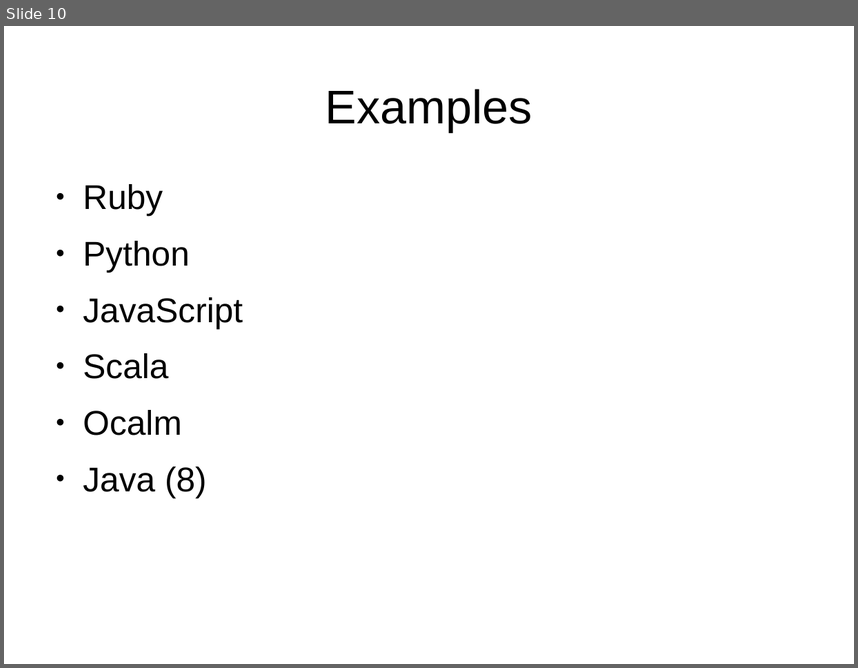
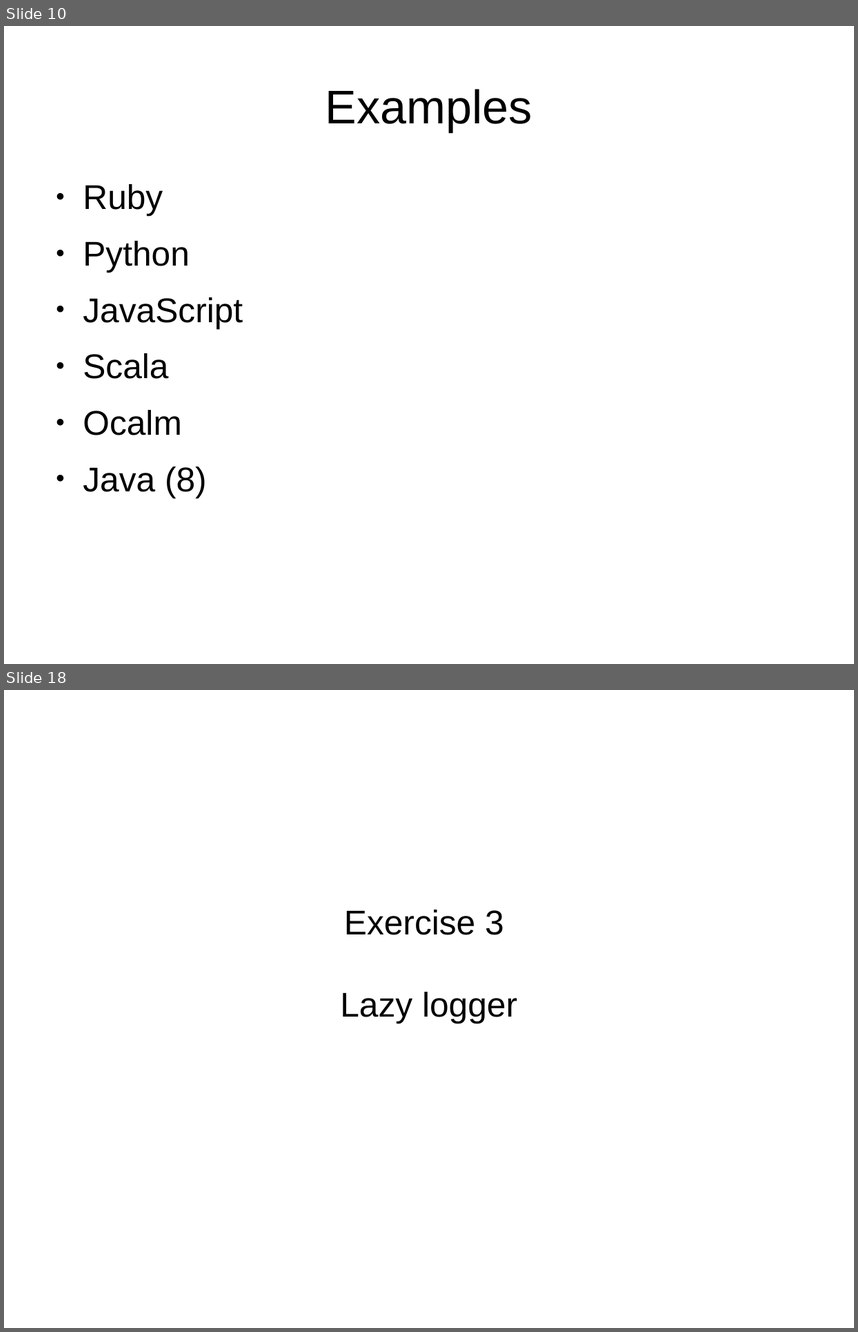
Before and after one commit to Koziolek/warsjawa_2014, a slide deck: beginning_fp/ch1.odp. Shown one above the other, each under a label of ours: slide 10 before the commit, slides 10 and 18 after it; the slides between them are not shown. The pictures are 858x668 and 858x1332 pixels, drawn with LibreOffice and Linux fonts; fonts in the diff are those of the drawing. Boxes give left, top, right and bottom in pixels: in the first picture for what was removed or moved away, otherwise in the second. Text is boxed around its words. In the diff, an @@ line names an element or a change of style, - is before the commit and + after.

```diff
--- a/beginning_fp/ch1.odp
+++ b/beginning_fp/ch1.odp
@@ slide 18 added at [4,690,854,1328], background #FFFFFF @@
@@ subtitle added at [340,909,517,1023], 32 pt, text #000000 @@
+Exercise 3
+Lazy logger
```
Also in this commit, not shown: 2 slides changed, 8 other slides added, 2 other files.
